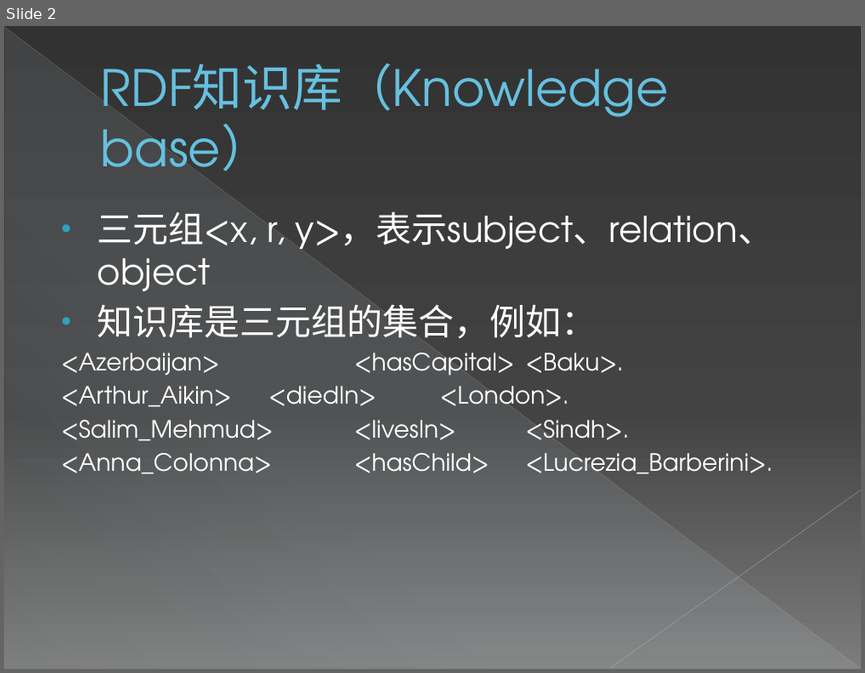
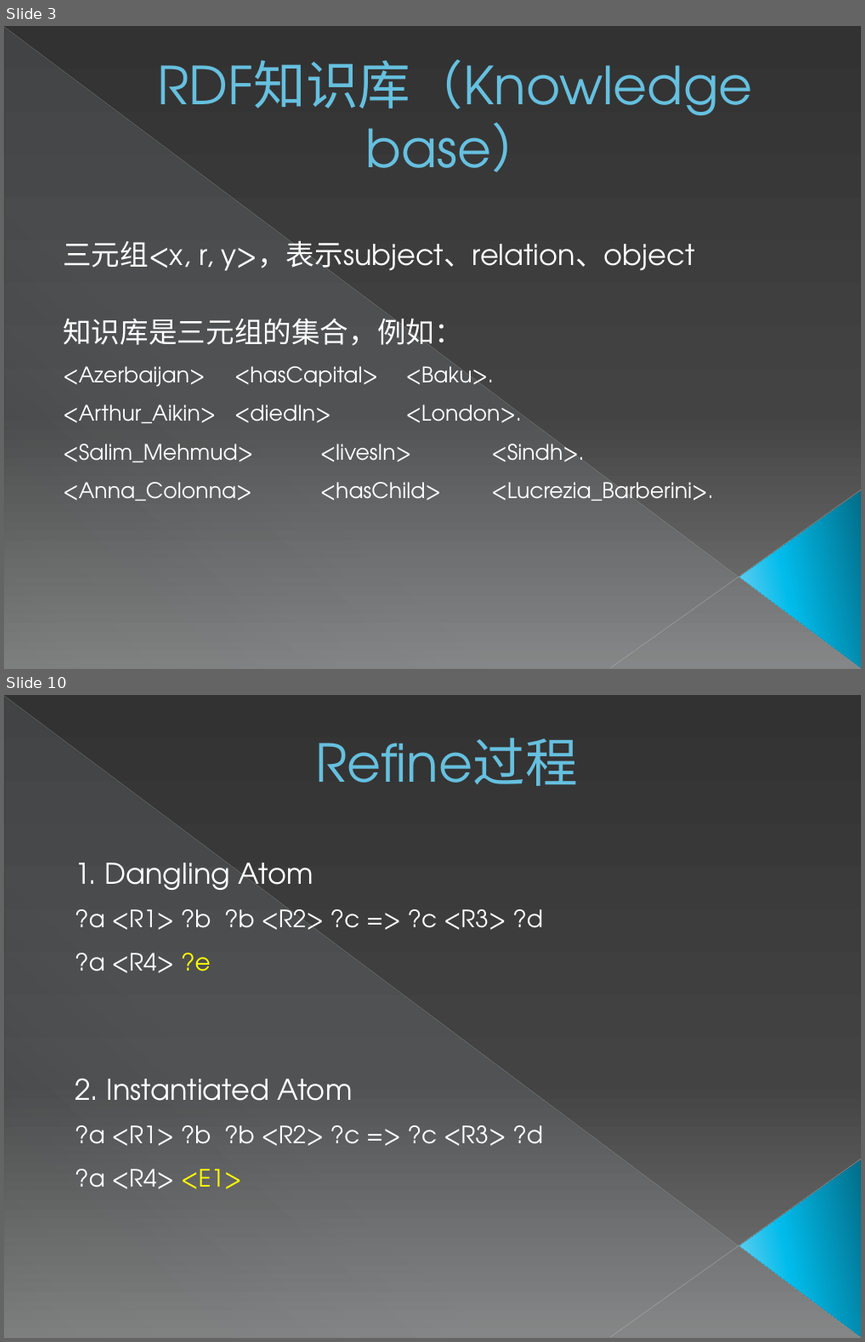
Before and after one commit to zxlzr/RuleMiner, a slide deck: 毕设答辩.pptx. Shown one above the other, each under a label of ours: slide 2 before the commit, slides 3 and 10 after it; the slides between them are not shown. The pictures are 865x673 and 865x1342 pixels, drawn with LibreOffice and Linux fonts; fonts in the diff are those of the drawing. Boxes give left, top, right and bottom in pixels: in the first picture for what was removed or moved away, otherwise in the second. Text is boxed around its words. In the diff, an @@ line names an element or a change of style, - is before the commit and + after.

```diff
--- a/毕设答辩.pptx
+++ b/毕设答辩.pptx
@@ slide 10 added at [4, 695, 861, 1338], background gradient #333333 to #444444 to #7D7D7D; not listed: 4 template elements that a slide beside it also shows @@
@@ text added at [316, 737, 578, 786], 44 pt, text #66C0E0 @@
+Refine过程
@@ text added at [75, 862, 543, 973], 20 pt, text #FFFFFF @@
+1. Dangling Atom
+?a <R1> ?b ?b <R2> ?c => ?c <R3> ?d
+?a <R4> ?e
@@ text added at [75, 1078, 543, 1189], 20 pt, text #FFFFFF @@
+2. Instantiated Atom
+?a <R1> ?b ?b <R2> ?c => ?c <R3> ?d
+?a <R4> <E1>
@@ what was slide 2 is now slide 3 @@
@@ slide 3 changed as well @@
@@ text "RDF知识库（Knowledge base）" at [157, 59, 752, 172]: size 42 to 44 pt; alignment left to centre; vertical alignment middle to bottom @@
@@ text "三元组<x, r, y>，表示subject、relation、object": place and size @@
-text "三元组<x, r, y>，表示subject、relation、object" at [61, 211, 773, 474]
+text "三元组<x, r, y>，表示subject、relation、object" at [63, 240, 713, 500]
@@ text "三元组<x, r, y>，表示subject、relation、object" at [63, 240, 713, 500]: size 30 to 24 pt in "三元组<x, r, y>，表示subject、relation、object", "知识库是三元组的集合，例如："; size 20 to 18 pt in "<Azerbaijan> <hasCapital> <Baku>.", "<Arthur_Aikin> <diedIn> <London>.", "<Salim_Mehmud> <livesIn> <Sindh>.", "<Anna_Colonna> <hasChild> <Lucrezia_Barberini>."; bullet • to none; less space between paragraphs; line spacing 1 to 1.5; indent changed @@
@@ triangle added at [739, 491, 861, 668], fill gradient #036E89 to #01BCEB to #7CD1F2 @@
```
Also in this commit, not shown: 3 other slides changed, 18 other slides added.
